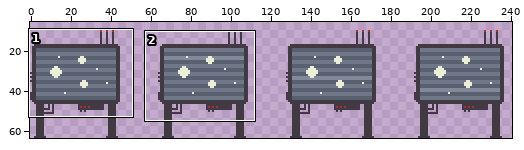
Sprite sheet -- Assets/Assets/Sprites/Background/LVL1/obj_lvl1_machine_02.png. The picture above shows the old version from afar; the outline marks the close-up.
Close-up. First the earlier version:
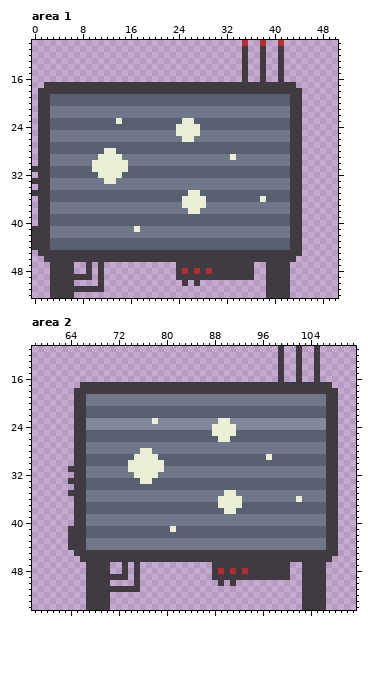
The file is 256x64 pixels. Shown: area 1: x 0..50, y 10..52; area 2: x 58..111, y 11..54. The wide view leaves out empty margins. The commit also changed other parts of the picture, which this record leaves out.
Now the later version:
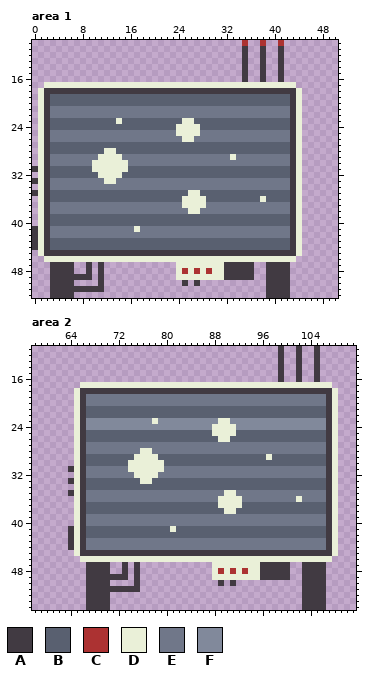
Palette (. is transparent): A #413a42  B #596070  C #ac3232  D #eaf0d8  E #707789  F #81899b
Edits made:
Area 1:
y 17: x 2..43 AAAAAAAAAAAAAAAAAAAAAAAAAAAAAAAAAAAAAAAAAA -> DDDDDDDDDDDDDDDDDDDDDDDDDDDDDDDDDDDDDDDDDD
y 18..45: x 1 A -> D; x 44 A -> D
y 46: x 2..43 AAAAAAAAAAAAAAAAAAAAAAAAAAAAAAAAAAAAAAAAAA -> DDDDDDDDDDDDDDDDDDDDDDDDDDDDDDDDDDDDDDDDDD
y 47: x 24..31 AAAAAAAA -> DDDDDDDD
y 48: x 24 A -> D; x 26 A -> D; x 28 A -> D; x 30..31 AA -> DD
y 49: x 24..31 AAAAAAAA -> DDDDDDDD
Area 2:
y 17: x 66..107 AAAAAAAAAAAAAAAAAAAAAAAAAAAAAAAAAAAAAAAAAA -> DDDDDDDDDDDDDDDDDDDDDDDDDDDDDDDDDDDDDDDDDD
y 18..45: x 65 A -> D; x 108 A -> D
y 46: x 66..107 AAAAAAAAAAAAAAAAAAAAAAAAAAAAAAAAAAAAAAAAAA -> DDDDDDDDDDDDDDDDDDDDDDDDDDDDDDDDDDDDDDDDDD
y 47: x 88..95 AAAAAAAA -> DDDDDDDD
y 48: x 88 A -> D; x 90 A -> D; x 92 A -> D; x 94..95 AA -> DD
y 49: x 88..95 AAAAAAAA -> DDDDDDDD
